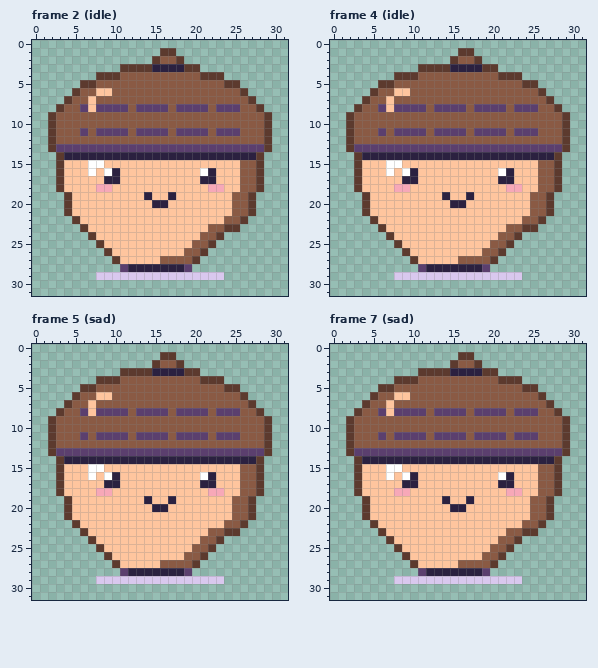
Two versions of one pixel-art file, art/characters/nature/acornet.aseprite. Above is the file before it was changed.
32x32 pixels, 28 frames. Shown: frame 2 (idle), frame 4 (idle), frame 5 (sad), frame 7 (sad). The commit also changed other frames, which this record leaves out.
Now the later version:
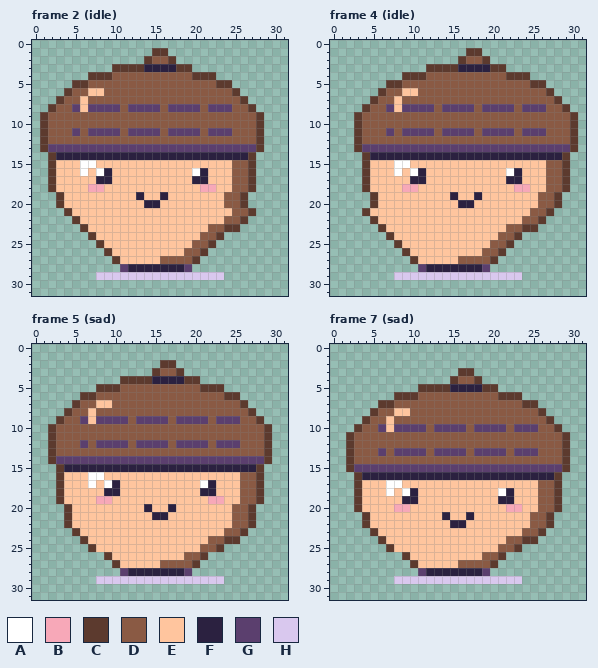
Palette (. is transparent): A #ffffff  B #f7a8b8  C #5c3a2e  D #8a5a44  E #ffc59e  F #2b2140  G #5b3f6e  H #d9c8ee
Difference:
--- frame 2 (idle), layers "face", "pet"
@@ x 0..31 @@
  0 ................................
- 1 ................CC..............
- 2 ...............CDDC.............
- 3 ...........CCCCFFFFCC...........
- 4 ........CCCDDDDDDDDDDCCC........
- 5 ......CCDDDDDDDDDDDDDDDDCC......
- 6 .....CDDEEDDDDDDDDDDDDDDDDC.....
- 7 ....CDDEDDDDDDDDDDDDDDDDDDDC....
- 8 ...CDDGEGGGGDGGGGDGGGGDGGGDDC...
- 9 ..CDDDDDDDDDDDDDDDDDDDDDDDDDDC..
-10 ..CDDDDDDDDDDDDDDDDDDDDDDDDDDC..
-11 ..CDDDGDGGGGDGGGGDGGGGDGGGDDDC..
-12 ..CDDDDDDDDDDDDDDDDDDDDDDDDDDC..
-13 ..CGGGGGGGGGGGGGGGGGGGGGGGGGGC..
-14 ...CFFFFFFFFFFFFFFFFFFFFFFFFC...
-15 ...CEEEAAEEEEEEEEEEEEEEEEEDDC...
-16 ...CEEEAEAFEEEEEEEEEEAFEEEDDC...
-17 ...CEEEEEFFEEEEEEEEEEFFEEEDDC...
-18 ...CEEEEBBEEEEEEEEEEEEBBEEDDC...
-19 ....CEEEEEEEEEFEEFEEEEEEEDDC....
-20 ....CEEEEEEEEEEFFEEEEEEEEDDC....
+ 1 ...............CC...............
+ 2 ..............CDDC..............
+ 3 ..........CCCCFFFFCC............
+ 4 .......CCCDDDDDDDDDDCCC.........
+ 5 .....CCDDDDDDDDDDDDDDDDCC.......
+ 6 ....CDDEEDDDDDDDDDDDDDDDDC......
+ 7 ...CDDEDDDDDDDDDDDDDDDDDDDC.....
+ 8 ..CDDGEGGGGDGGGGDGGGGDGGGDDC....
+ 9 .CDDDDDDDDDDDDDDDDDDDDDDDDDDC...
+10 .CDDDDDDDDDDDDDDDDDDDDDDDDDDC...
+11 .CDDDGDGGGGDGGGGDGGGGDGGGDDDC...
+12 .CDDDDDDDDDDDDDDDDDDDDDDDDDDC...
+13 .CGGGGGGGGGGGGGGGGGGGGGGGGGGC...
+14 ..CFFFFFFFFFFFFFFFFFFFFFFFFC....
+15 ..CEEEAAEEEEEEEEEEEEEEEEEDDC....
+16 ..CEEEAEAFEEEEEEEEEEAFEEEDDC....
+17 ..CEEEEEFFEEEEEEEEEEFFEEEDDC....
+18 ..CEEEEBBEEEEEEEEEEEEBBEEDDC....
+19 ...CEEEEEEEEEFEEFEEEEEEEDDC.....
+20 ...CEEEEEEEEEEFFEEEEEEEEDDC.....
 21 ....CEEEEEEEEEEEEEEEEEEEEDDC....
--- frame 4 (idle), layers "face", "pet"
@@ x 0..31 @@
  0 ................................
- 1 ................CC..............
- 2 ...............CDDC.............
- 3 ...........CCCCFFFFCC...........
- 4 ........CCCDDDDDDDDDDCCC........
- 5 ......CCDDDDDDDDDDDDDDDDCC......
- 6 .....CDDEEDDDDDDDDDDDDDDDDC.....
- 7 ....CDDEDDDDDDDDDDDDDDDDDDDC....
- 8 ...CDDGEGGGGDGGGGDGGGGDGGGDDC...
- 9 ..CDDDDDDDDDDDDDDDDDDDDDDDDDDC..
-10 ..CDDDDDDDDDDDDDDDDDDDDDDDDDDC..
-11 ..CDDDGDGGGGDGGGGDGGGGDGGGDDDC..
-12 ..CDDDDDDDDDDDDDDDDDDDDDDDDDDC..
-13 ..CGGGGGGGGGGGGGGGGGGGGGGGGGGC..
-14 ...CFFFFFFFFFFFFFFFFFFFFFFFFC...
-15 ...CEEEAAEEEEEEEEEEEEEEEEEDDC...
-16 ...CEEEAEAFEEEEEEEEEEAFEEEDDC...
-17 ...CEEEEEFFEEEEEEEEEEFFEEEDDC...
-18 ...CEEEEBBEEEEEEEEEEEEBBEEDDC...
-19 ....CEEEEEEEEEFEEFEEEEEEEDDC....
-20 ....CEEEEEEEEEEFFEEEEEEEEDDC....
+ 1 .................CC.............
+ 2 ................CDDC............
+ 3 ............CCCCFFFFCC..........
+ 4 .........CCCDDDDDDDDDDCCC.......
+ 5 .......CCDDDDDDDDDDDDDDDDCC.....
+ 6 ......CDDEEDDDDDDDDDDDDDDDDC....
+ 7 .....CDDEDDDDDDDDDDDDDDDDDDDC...
+ 8 ....CDDGEGGGGDGGGGDGGGGDGGGDDC..
+ 9 ...CDDDDDDDDDDDDDDDDDDDDDDDDDDC.
+10 ...CDDDDDDDDDDDDDDDDDDDDDDDDDDC.
+11 ...CDDDGDGGGGDGGGGDGGGGDGGGDDDC.
+12 ...CDDDDDDDDDDDDDDDDDDDDDDDDDDC.
+13 ...CGGGGGGGGGGGGGGGGGGGGGGGGGGC.
+14 ....CFFFFFFFFFFFFFFFFFFFFFFFFC..
+15 ....CEEEAAEEEEEEEEEEEEEEEEEDDC..
+16 ....CEEEAEAFEEEEEEEEEEAFEEEDDC..
+17 ....CEEEEEFFEEEEEEEEEEFFEEEDDC..
+18 ....CEEEEBBEEEEEEEEEEEEBBEEDDC..
+19 .....CEEEEEEEEEFEEFEEEEEEEDDC...
+20 .....CEEEEEEEEEEFFEEEEEEEEDDC...
 21 ....CEEEEEEEEEEEEEEEEEEEEDDC....
--- frame 5 (sad), layers "face", "pet"
@@ x 0..31 @@
  0 ................................
- 1 ................CC..............
- 2 ...............CDDC.............
- 3 ...........CCCCFFFFCC...........
- 4 ........CCCDDDDDDDDDDCCC........
- 5 ......CCDDDDDDDDDDDDDDDDCC......
- 6 .....CDDEEDDDDDDDDDDDDDDDDC.....
- 7 ....CDDEDDDDDDDDDDDDDDDDDDDC....
- 8 ...CDDGEGGGGDGGGGDGGGGDGGGDDC...
- 9 ..CDDDDDDDDDDDDDDDDDDDDDDDDDDC..
+ 1 ................................
+ 2 ................CC..............
+ 3 ...............CDDC.............
+ 4 ...........CCCCFFFFCC...........
+ 5 ........CCCDDDDDDDDDDCCC........
+ 6 ......CCDDDDDDDDDDDDDDDDCC......
+ 7 .....CDDEEDDDDDDDDDDDDDDDDC.....
+ 8 ....CDDEDDDDDDDDDDDDDDDDDDDC....
+ 9 ...CDDGEGGGGDGGGGDGGGGDGGGDDC...
 10 ..CDDDDDDDDDDDDDDDDDDDDDDDDDDC..
-11 ..CDDDGDGGGGDGGGGDGGGGDGGGDDDC..
-12 ..CDDDDDDDDDDDDDDDDDDDDDDDDDDC..
-13 ..CGGGGGGGGGGGGGGGGGGGGGGGGGGC..
-14 ...CFFFFFFFFFFFFFFFFFFFFFFFFC...
-15 ...CEEEAAEEEEEEEEEEEEEEEEEDDC...
-16 ...CEEEAEAFEEEEEEEEEEAFEEEDDC...
-17 ...CEEEEEFFEEEEEEEEEEFFEEEDDC...
-18 ...CEEEEBBEEEEEEEEEEEEBBEEDDC...
-19 ....CEEEEEEEEEFEEFEEEEEEEDDC....
-20 ....CEEEEEEEEEEFFEEEEEEEEDDC....
-21 ....CEEEEEEEEEEEEEEEEEEEEDDC....
-22 .....CEEEEEEEEEEEEEEEEEEDDC.....
-23 ......CEEEEEEEEEEEEEEEDDCC......
-24 .......CEEEEEEEEEEEEEDDC........
-25 ........CEEEEEEEEEEEDDC.........
+11 ..CDDDDDDDDDDDDDDDDDDDDDDDDDDC..
+12 ..CDDDGDGGGGDGGGGDGGGGDGGGDDDC..
+13 ..CDDDDDDDDDDDDDDDDDDDDDDDDDDC..
+14 ..CGGGGGGGGGGGGGGGGGGGGGGGGGGC..
+15 ...CFFFFFFFFFFFFFFFFFFFFFFFFC...
+16 ...CEEEAAEEEEEEEEEEEEEEEEEDDC...
+17 ...CEEEAEAFEEEEEEEEEEAFEEEDDC...
+18 ...CEEEEEFFEEEEEEEEEEFFEEEDDC...
+19 ...CEEEEBBEEEEEEEEEEEEBBEEDDC...
+20 ....CEEEEEEEEEFEEFEEEEEEEDDC....
+21 ....CEEEEEEEEEEFFEEEEEEEEDDC....
+22 ....CEEEEEEEEEEEEEEEEEEEEDDC....
+23 .....CEEEEEEEEEEEEEEEEEEDDC.....
+24 ......CEEEEEEEEEEEEEEEDDCC......
+25 .......CEEEEEEEEEEEEEDDC........
 26 .........CEEEEEEEEEDDC..........
--- frame 7 (sad), layers "face", "pet"
@@ x 0..31 @@
  0 ................................
- 1 ................CC..............
- 2 ...............CDDC.............
- 3 ...........CCCCFFFFCC...........
- 4 ........CCCDDDDDDDDDDCCC........
- 5 ......CCDDDDDDDDDDDDDDDDCC......
- 6 .....CDDEEDDDDDDDDDDDDDDDDC.....
- 7 ....CDDEDDDDDDDDDDDDDDDDDDDC....
- 8 ...CDDGEGGGGDGGGGDGGGGDGGGDDC...
- 9 ..CDDDDDDDDDDDDDDDDDDDDDDDDDDC..
-10 ..CDDDDDDDDDDDDDDDDDDDDDDDDDDC..
-11 ..CDDDGDGGGGDGGGGDGGGGDGGGDDDC..
+ 1 ................................
+ 2 ................................
+ 3 ................CC..............
+ 4 ...............CDDC.............
+ 5 ...........CCCCFFFFCC...........
+ 6 ........CCCDDDDDDDDDDCCC........
+ 7 ......CCDDDDDDDDDDDDDDDDCC......
+ 8 .....CDDEEDDDDDDDDDDDDDDDDC.....
+ 9 ....CDDEDDDDDDDDDDDDDDDDDDDC....
+10 ...CDDGEGGGGDGGGGDGGGGDGGGDDC...
+11 ..CDDDDDDDDDDDDDDDDDDDDDDDDDDC..
 12 ..CDDDDDDDDDDDDDDDDDDDDDDDDDDC..
-13 ..CGGGGGGGGGGGGGGGGGGGGGGGGGGC..
-14 ...CFFFFFFFFFFFFFFFFFFFFFFFFC...
-15 ...CEEEAAEEEEEEEEEEEEEEEEEDDC...
-16 ...CEEEAEAFEEEEEEEEEEAFEEEDDC...
-17 ...CEEEEEFFEEEEEEEEEEFFEEEDDC...
-18 ...CEEEEBBEEEEEEEEEEEEBBEEDDC...
-19 ....CEEEEEEEEEFEEFEEEEEEEDDC....
-20 ....CEEEEEEEEEEFFEEEEEEEEDDC....
-21 ....CEEEEEEEEEEEEEEEEEEEEDDC....
-22 .....CEEEEEEEEEEEEEEEEEEDDC.....
-23 ......CEEEEEEEEEEEEEEEDDCC......
-24 .......CEEEEEEEEEEEEEDDC........
-25 ........CEEEEEEEEEEEDDC.........
+13 ..CDDDGDGGGGDGGGGDGGGGDGGGDDDC..
+14 ..CDDDDDDDDDDDDDDDDDDDDDDDDDDC..
+15 ..CGGGGGGGGGGGGGGGGGGGGGGGGGGC..
+16 ...CFFFFFFFFFFFFFFFFFFFFFFFFC...
+17 ...CEEEAAEEEEEEEEEEEEEEEEEDDC...
+18 ...CEEEAEAFEEEEEEEEEEAFEEEDDC...
+19 ...CEEEEEFFEEEEEEEEEEFFEEEDDC...
+20 ...CEEEEBBEEEEEEEEEEEEBBEEDDC...
+21 ....CEEEEEEEEEFEEFEEEEEEEDDC....
+22 ....CEEEEEEEEEEFFEEEEEEEEDDC....
+23 .....CEEEEEEEEEEEEEEEEEEDDC.....
+24 ......CEEEEEEEEEEEEEEEDDCC......
+25 .......CEEEEEEEEEEEEEDDC........
 26 .........CEEEEEEEEEDDC..........
Where, in picture pixels (left, top, right, bottom), the same in both pictures:
changed: (40, 48, 272, 208)
changed: (346, 48, 578, 208)
changed: (48, 352, 272, 552)
changed: (346, 352, 570, 552)
